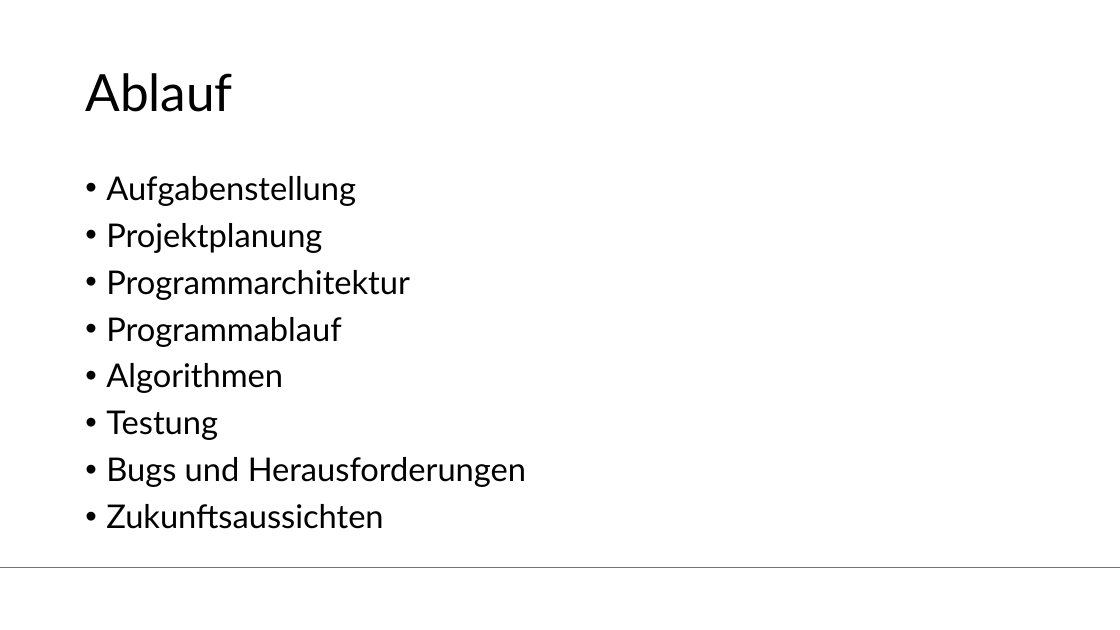
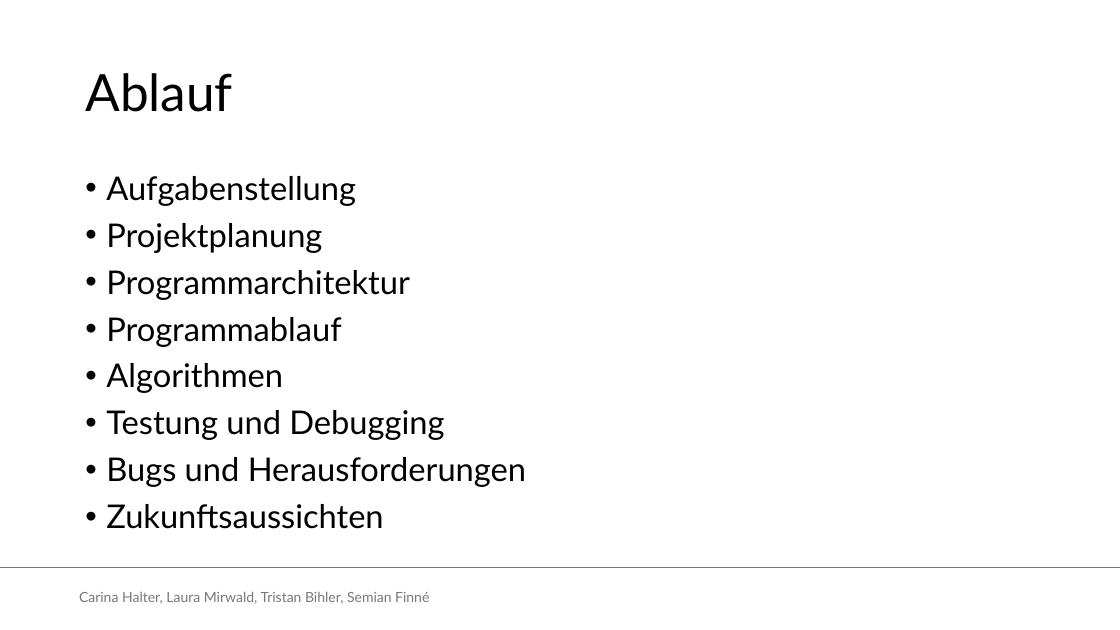
Before and after one commit to Tristan-Bihler/2_Semester_Projekt, a slide deck: slide 2 of Dokumentation/Entwicklung eines Intelligentenempfehlungssystems.pptx. Drawn at 1120x630 pixels with LibreOffice and Linux fonts; fonts in the diff are those of the drawing; background and template pictures are left out. Boxes give left, top, right and bottom in pixels: in the first picture for what was removed or moved away, otherwise in the second. Text is boxed around its words. In the diff, an @@ line names an element or a change of style, - is before the commit and + after.

```diff
--- a/Dokumentation/Entwicklung eines Intelligentenempfehlungssystems.pptx
+++ b/Dokumentation/Entwicklung eines Intelligentenempfehlungssystems.pptx
@@ text at (106, 410, 444, 440): text changed @@
-• Testung
+• Testung und Debugging
@@ text added at (79, 591, 429, 604), 12 pt, text #797979 @@
+Carina Halter, Laura Mirwald, Tristan Bihler, Semian Finné
```
Also in this commit, not shown: 2 other slides changed, 9 slides added, 2 slides removed, 1 other file.
